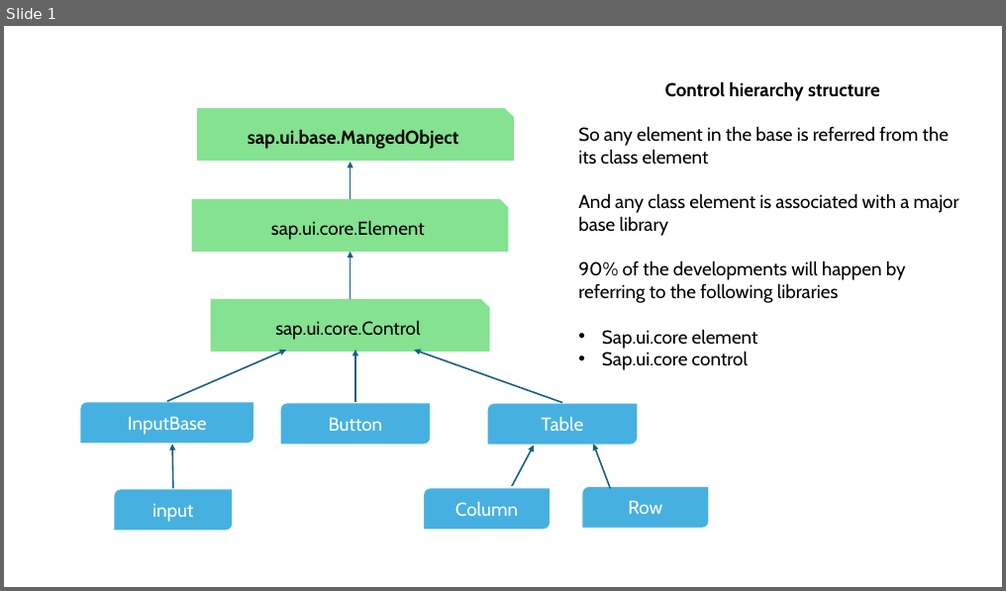
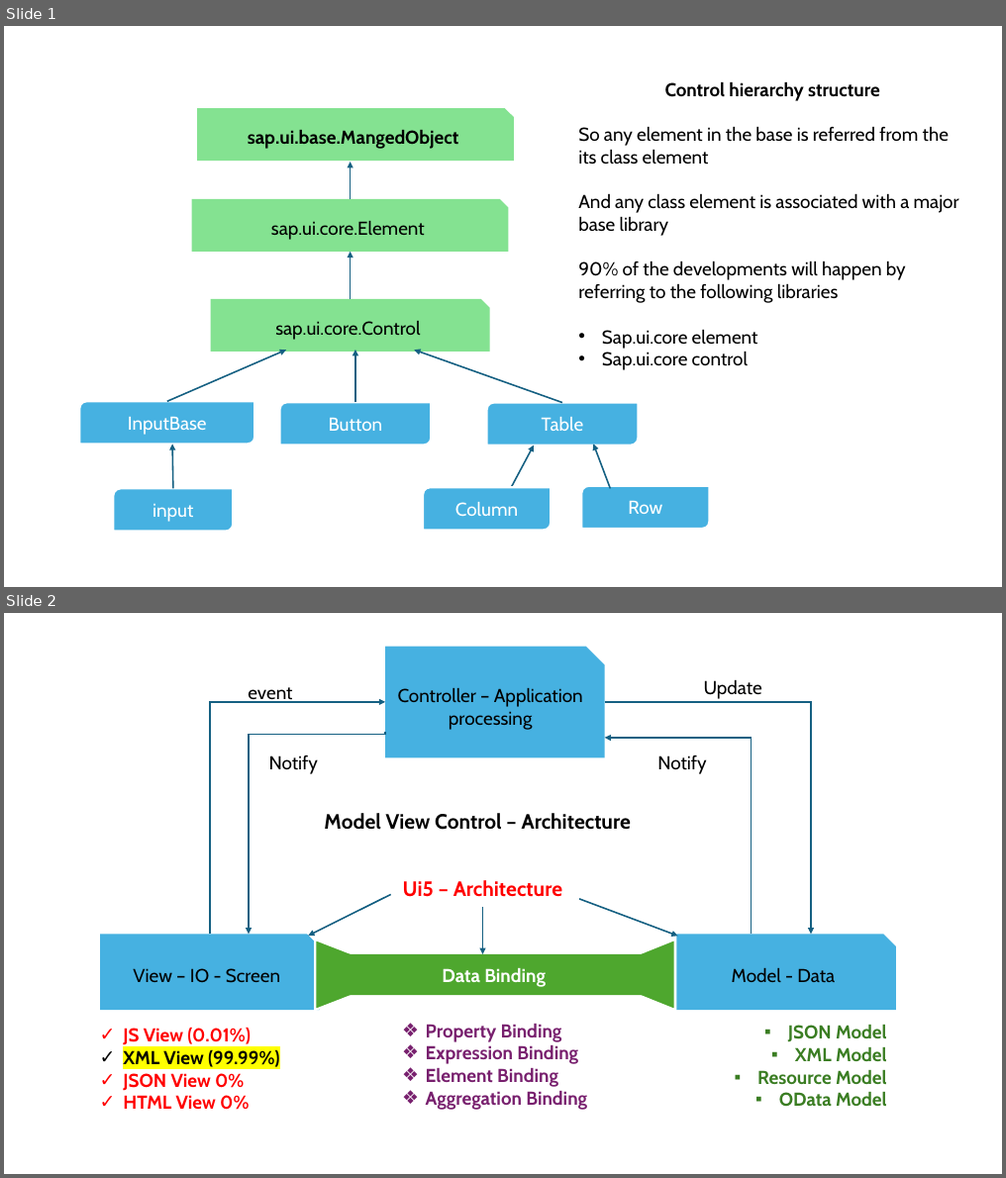
Before and after one commit to Octavius-Dante/Arthelais, a slide deck: ex_8/Sap ui5 control hierarchy.pptx. Shown one above the other, each under a label of ours: slide 1 before the commit, slides 1 and 2 after it. The pictures are 1006x591 and 1006x1178 pixels, drawn with LibreOffice and Linux fonts; fonts in the diff are those of the drawing. Boxes give left, top, right and bottom in pixels: in the first picture for what was removed or moved away, otherwise in the second. Text is boxed around its words. In the diff, an @@ line names an element or a change of style, - is before the commit and + after.

```diff
--- a/ex_8/Sap ui5 control hierarchy.pptx
+++ b/ex_8/Sap ui5 control hierarchy.pptx
@@ slide 2 added at (x1=4, y1=613, x2=1002, y2=1174), background #FFFFFF @@
@@ group added at (x1=101, y1=647, x2=896, y2=1110): 9 texts, 4 elbow arrows, 3 snip rects, 3 arrows, 2 flow chart manual operations, 1 rectangle @@
+Controller – Application processing
+View – IO - Screen
+Model - Data
+event
+Update
+Notify
+Notify
+Data Binding
+✓ JS View (0.01%)
+✓ XML View (99.99%)
+✓ JSON View 0%
+✓ HTML View 0%
+❖ Property Binding
+❖ Expression Binding
+❖ Element Binding
+❖ Aggregation Binding
+Model View Control – Architecture
+▪ JSON Model
+▪ XML Model
+▪ Resource Model
+▪ OData Model
+Ui5 – Architecture
```
Also in this commit, not shown: 3 other files.
